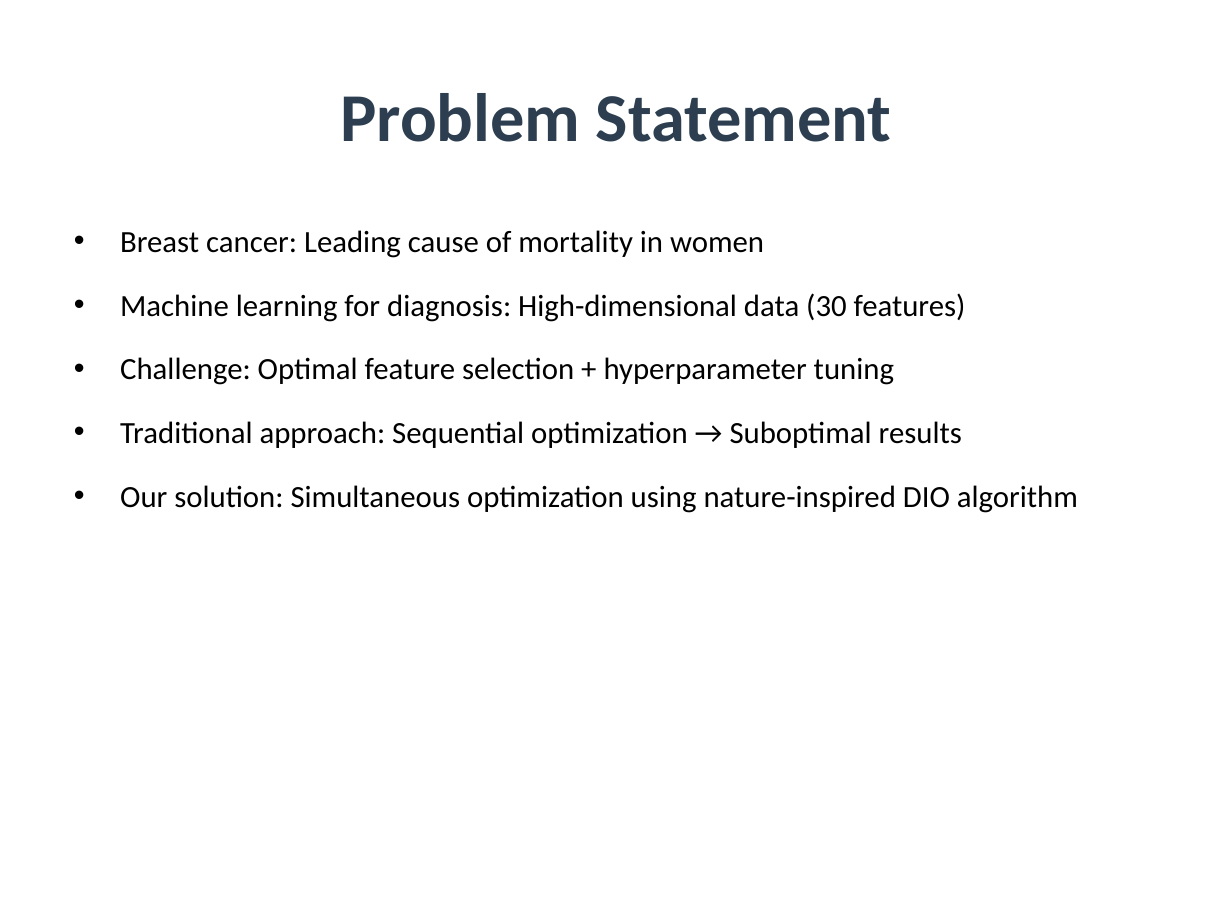
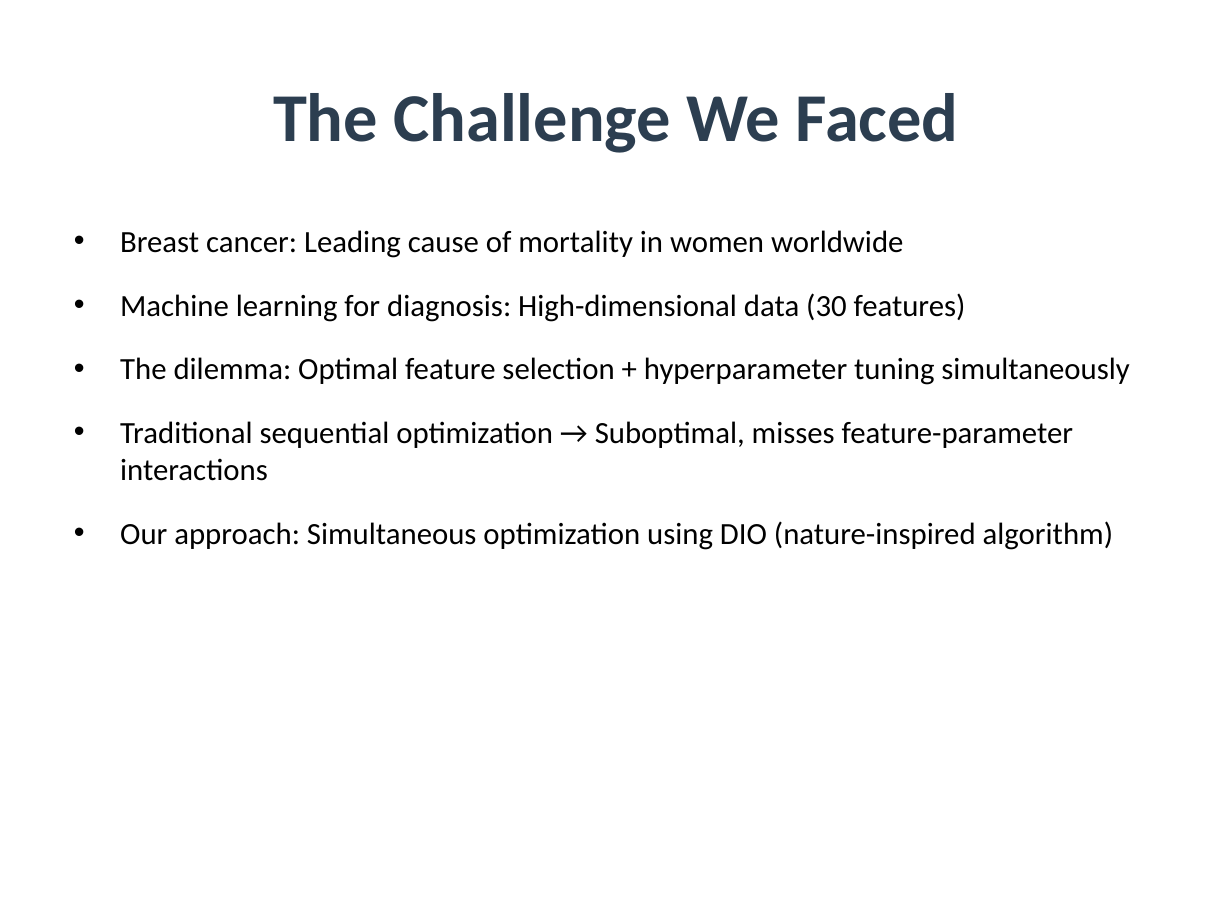
Before and after one commit to amine-dubs/dio-optimization, a slide deck: slide 3 of Presentation/DIO_Research_Presentation.pptx. Drawn at 1232x924 pixels with LibreOffice and Linux fonts; fonts in the diff are those of the drawing. Boxes give left, top, right and bottom in pixels: in the first picture for what was removed or moved away, otherwise in the second. Text is boxed around its words. In the diff, an @@ line names an element or a change of style, - is before the commit and + after.

```diff
--- a/Presentation/DIO_Research_Presentation.pptx
+++ b/Presentation/DIO_Research_Presentation.pptx
@@ title at (273,93,959,153): text changed @@
-Problem Statement
+The Challenge We Faced
@@ text at (120,230,903,258): text changed @@
-• Breast cancer: Leading cause of mortality in women
+• Breast cancer: Leading cause of mortality in women worldwide
@@ text at (120,357,1129,550): text changed @@
-• Challenge: Optimal feature selection + hyperparameter tuning
-• Traditional approach: Sequential optimization → Suboptimal results
-• Our solution: Simultaneous optimization using nature-inspired DIO algorithm
+• The dilemma: Optimal feature selection + hyperparameter tuning simultaneously
+• Traditional sequential optimization → Suboptimal, misses feature-parameter interactions
+• Our approach: Simultaneous optimization using DIO (nature-inspired algorithm)
```
Also in this commit, not shown: 5 other slides changed, 12 slides added, 26 other files.
